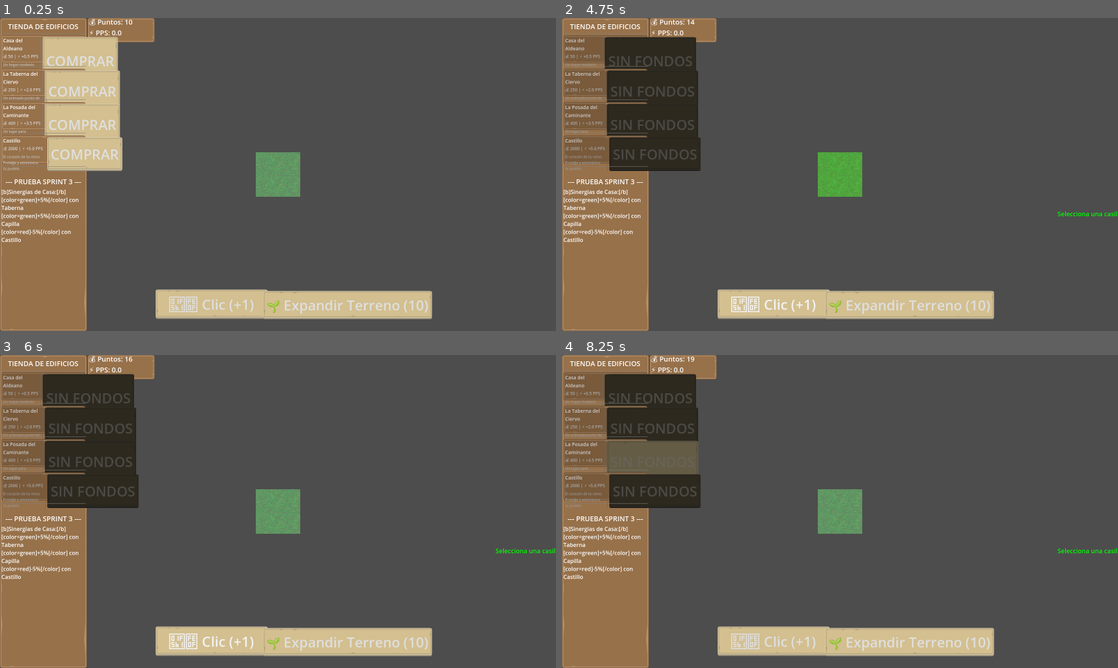
Above: before the commit, frames 1-4 (two rows, left to right).
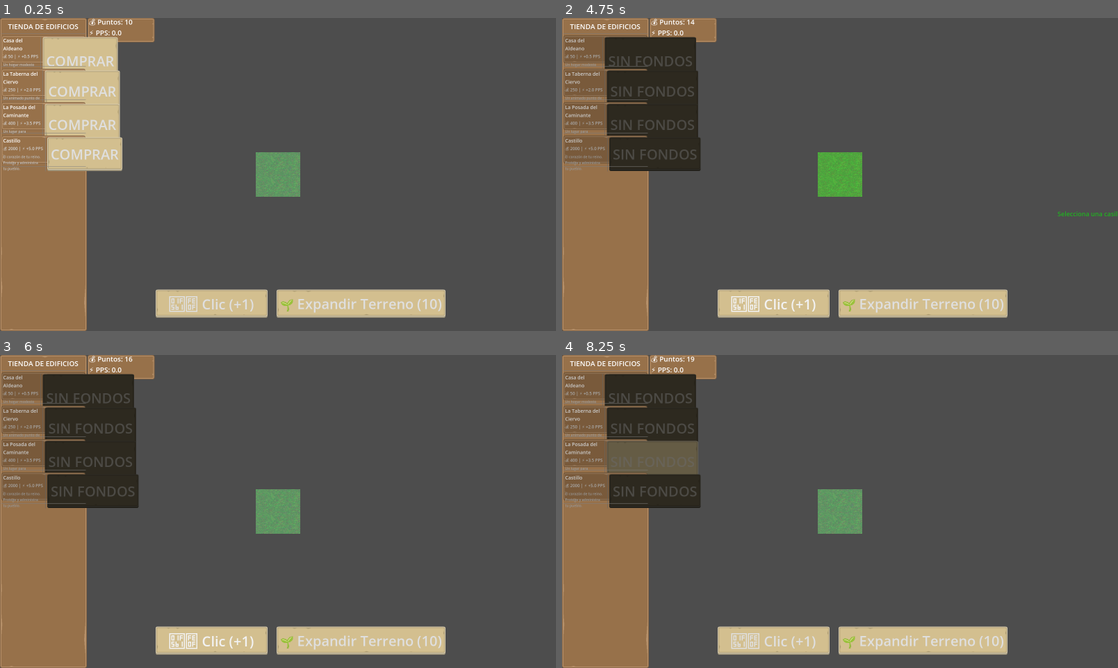
Above: after the commit, the same moments.

Repository: Catrin101/Clicker_builder
Game: Godot game, scene res://escenas/main.tscn
Two runs of this game, one before a commit and one after it. Both use one fixed random seed, a clock stepped at 60 frames per second and the inputs below.
Inputs (mouse positions are in pixels of both pictures, inside the frame that each line leads up to):
- Up to frame 1 (0.25 s): no input
- Up to frame 2 (4.75 s): click "🖱️ Clic (+1)" at 0.5 s; click "🌱 Expandir Terreno (10)" at 1.25 s; click "❌ Cancelar Expansión" at 2 s; click "🖱️ Clic (+1)" at 2.75 s; click "🖱️ Clic (+1)" at 3.5 s; tap Enter at 4.25 s; move the mouse to (840, 174) at 4.27 s; click (840, 174) at 4.42 s
- Up to frame 3 (6 s): tap Space at 5 s; move the mouse to (166, 527) at 5.02 s; click (166, 527) at 5.17 s; tap Enter at 5.75 s; move the mouse to (333, 442) at 5.77 s; click (333, 442) at 5.92 s
- Up to frame 4 (8.25 s): tap Space at 6.5, 8 s; move the mouse to (812, 574) at 6.52 s; click (812, 574) at 6.67 s; tap Enter at 7.25 s; move the mouse to (1006, 558) at 7.27 s; click (1006, 558) at 7.42 s; move the mouse to (673, 464) at 8.02 s; click (673, 464) at 8.17 s

The runs differ from the first frame. In frame 1, 2.4% of the frame differs, in the area x 0-81%, y 51-97%; in frame 2, 2.5%; in frame 3, 2.5%, in the area x 0-100%, y 51-97%; in frame 4, 2.5%.
Error before the commit: Invalid access to property or key 'effect_label' on a base object of type 'Label'. (res://scripts/Main.gd:98)

Commit message:
Sprint 3 corrección de errores
se corrigieron los errores menores de la implementación del sprint 3, relacionada con animaciones

Diff:
--- a/escenas/main.tscn
+++ b/escenas/main.tscn
@@ -44,7 +44,7 @@
 offset_left = -352.0
 offset_top = -119.0
 offset_right = -30.0
-offset_bottom = -35.0
+offset_bottom = -38.0
 grow_horizontal = 2
 grow_vertical = 0
 size_flags_horizontal = 4
@@ -58,10 +58,10 @@
 anchor_top = 1.0
 anchor_right = 0.5
 anchor_bottom = 1.0
-offset_left = 14.0
-offset_top = -115.0
-offset_right = 385.0
-offset_bottom = -34.0
+offset_left = 53.0
+offset_top = -119.0
+offset_right = 424.0
+offset_bottom = -38.0
 grow_horizontal = 2
 grow_vertical = 0
 text = "Expandir Terreno"
@@ -98,20 +98,6 @@
 layout_mode = 2
 size_flags_vertical = 3
 
-[node name="TestSection" type="Label" parent="UI/StorePanel/StoreUI"]
-layout_mode = 2
-theme_override_font_sizes/font_size = 20
-text = "--- PRUEBA SPRINT 3 ---"
-horizontal_alignment = 1
-
-[node name="SynergyInfo" type="RichTextLabel" parent="UI/StorePanel/StoreUI"]
-layout_mode = 2
-size_flags_vertical = 3
-text = "[b]Sinergias de Casa:[/b]
-[color=green]+5%[/color] con Taberna
-[color=green]+5%[/color] con Capilla
-[color=red]-5%[/color] con Castillo"
-
 [node name="CancelPlacementButton" type="Button" parent="UI"]
 visible = false
 anchors_preset = 1
--- a/scripts/Building.gd
+++ b/scripts/Building.gd
@@ -1,4 +1,4 @@
-# Building.gd - Clase base para todos los edificios - CORREGIDA
+# Building.gd - Clase base para todos los edificios - CORREGIDA COMPLETAMENTE
 class_name Building
 extends Node2D
 
@@ -28,8 +28,8 @@
 @onready var up_synergy: Label = $SynergyLabels/UpSynergy
 @onready var down_synergy: Label = $SynergyLabels/DownSynergy
 
-# Tween para animaciones
-var tween: Tween
+# Tween para animaciones - CORRECCIÓN: Renombrado para evitar conflictos
+var animation_tween: Tween
 
 func _ready():
 	# Conectar señales del área
@@ -48,30 +48,30 @@
 			_on_building_clicked()
 
 func _on_mouse_entered():
-	if tween:
-		tween.kill()
-	tween = create_tween()
-	tween.tween_property(self, "scale", Vector2(1.1, 1.1), 0.2)
+	if animation_tween:
+		animation_tween.kill()
+	animation_tween = create_tween()
+	animation_tween.tween_property(self, "scale", Vector2(1.1, 1.1), 0.2)
 
 func _on_mouse_exited():
-	if tween:
-		tween.kill()
-	tween = create_tween()
-	tween.tween_property(self, "scale", Vector2(1.0, 1.0), 0.2)
+	if animation_tween:
+		animation_tween.kill()
+	animation_tween = create_tween()
+	animation_tween.tween_property(self, "scale", Vector2(1.0, 1.0), 0.2)
 
 func _on_building_clicked():
 	print("Edificio clickeado: ", building_name, " en (", grid_x, ", ", grid_y, ")")
 	print("  PPS base: ", points_per_second, ", PPS total: ", get_total_points_per_second())
 	print("  Multiplicador de sinergia: ", total_synergy_multiplier)
 
-# Función para iniciar la animación de balanceo
+# CORRECCIÓN: Función para iniciar la animación de balanceo arreglada
 func start_bobble_animation():
-	if not tween:
-		tween = create_tween()
-
-	tween.set_loops()
-	tween.tween_property(sprite, "rotation", deg_to_rad(2), 2.0)
-	tween.tween_property(sprite, "rotation", deg_to_rad(-2), 2.0)
+	if not animation_tween:
+		animation_tween = create_tween()
+
+	animation_tween.set_loops()
+	animation_tween.tween_property(sprite, "rotation", deg_to_rad(2), 2.0)
+	animation_tween.tween_property(sprite, "rotation", deg_to_rad(-2), 2.0)
 
 # Función principal para calcular sinergias - CORREGIDA
 func calculate_synergies():
--- a/scripts/Main.gd
+++ b/scripts/Main.gd
@@ -1,4 +1,4 @@
-# Main.gd - Script de la escena principal - SPRINT 3 MEJORADO
+# Main.gd - Script de la escena principal - CORRECCIONES APLICADAS
 extends Node2D
 
 # Referencias a nodos UI
@@ -53,7 +53,6 @@
 	# Actualizar UI inicial
 	_update_ui()
 
-
 func _process(delta):
 	_update_ui()
 
@@ -90,17 +89,18 @@
 	# Efecto visual mejorado para el clic
 	create_click_effect()
 
+# CORRECCIÓN: Función create_click_effect arreglada
 func create_click_effect():
 	# Crear efecto visual temporal del clic
 	var effect_label = Label.new()
 	effect_label.text = "+1"
 	effect_label.add_theme_font_size_override("font_size", 24)
-	effect_label.effect_label.add_theme_color_override("font_color", Color.GOLD)
+	effect_label.add_theme_color_override("font_color", Color.GOLD)  # CORRECCIÓN: Quitado el .effect_label duplicado
 	effect_label.position = click_button.global_position + Vector2(randf_range(-30, 30), -20)
 
 	get_tree().current_scene.add_child(effect_label)
 
-	# Animar el efecto
+	# CORRECCIÓN: Usar tween_delay correctamente
 	var tween = create_tween()
 	tween.parallel().tween_property(effect_label, "position:y", effect_label.position.y - 50, 1.0)
 	tween.parallel().tween_property(effect_label, "modulate:a", 0.0, 1.0)
@@ -121,8 +121,8 @@
 		hide_expansion_indicators()
 		print("❌ Modo expansión desactivado.")
 
+# CORRECCIÓN: Función create_instruction_popup arreglada
 func create_instruction_popup(message: String, color: Color):
-	# Crear popup de instrucciones temporal
 	var popup_label = Label.new()
 	popup_label.text = message
 	popup_label.add_theme_font_size_override("font_size", 18)
@@ -133,9 +133,8 @@
 
 	get_tree().current_scene.add_child(popup_label)
 
-	# Animar el popup
 	var tween = create_tween()
-	tween.tween_delay(3.0)
+	tween.tween_interval(3.0)  # Reemplaza el await con tween_interval
 	tween.tween_property(popup_label, "modulate:a", 0.0, 1.0)
 	tween.tween_callback(popup_label.queue_free)
 
--- a/scripts/StoreUI.gd
+++ b/scripts/StoreUI.gd
@@ -232,8 +232,8 @@
 
 	# Crear tween para efecto de desvanecimiento
 	var tween = create_tween()
-	tween.tween_delay(1.5)  # Esperar 1.5 segundos
-	tween.tween_property(feedback_panel, "modulate:a", 0.0, 1.0)  # Desvanecer en 1 segundo
+	tween.tween_interval(1.5)  # Reemplaza tween_delay con tween_interval
+	tween.tween_property(feedback_panel, "modulate:a", 0.0, 1.0)
 	tween.tween_callback(feedback_panel.queue_free)
 
 func _on_points_changed(new_points: int):
